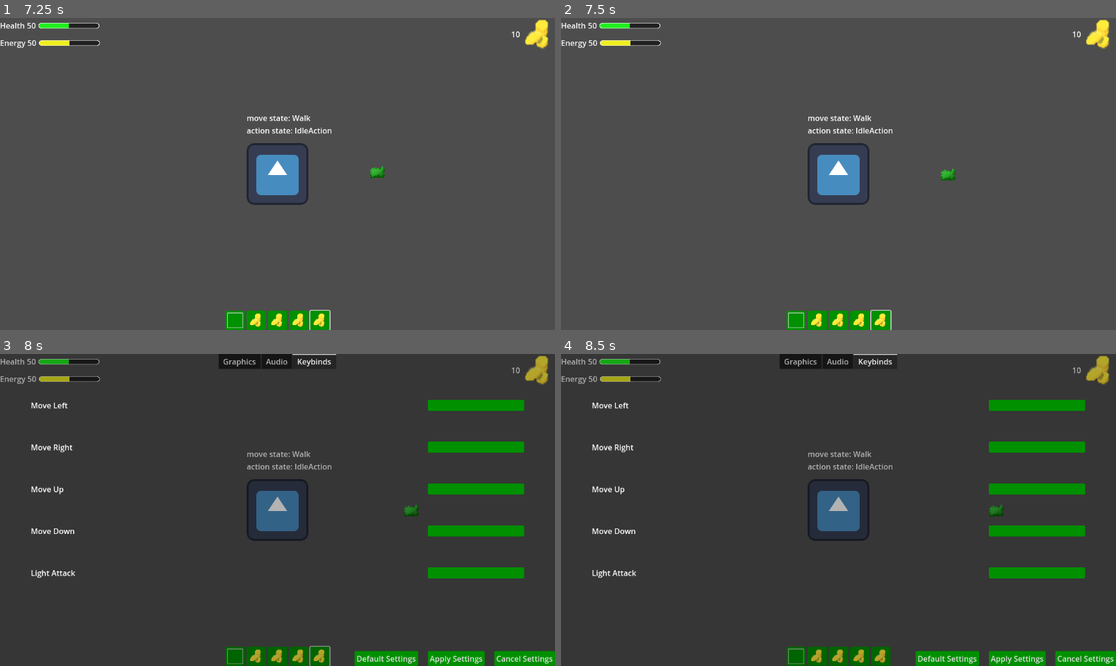
Above: before the commit, frames 1-4 (two rows, left to right).
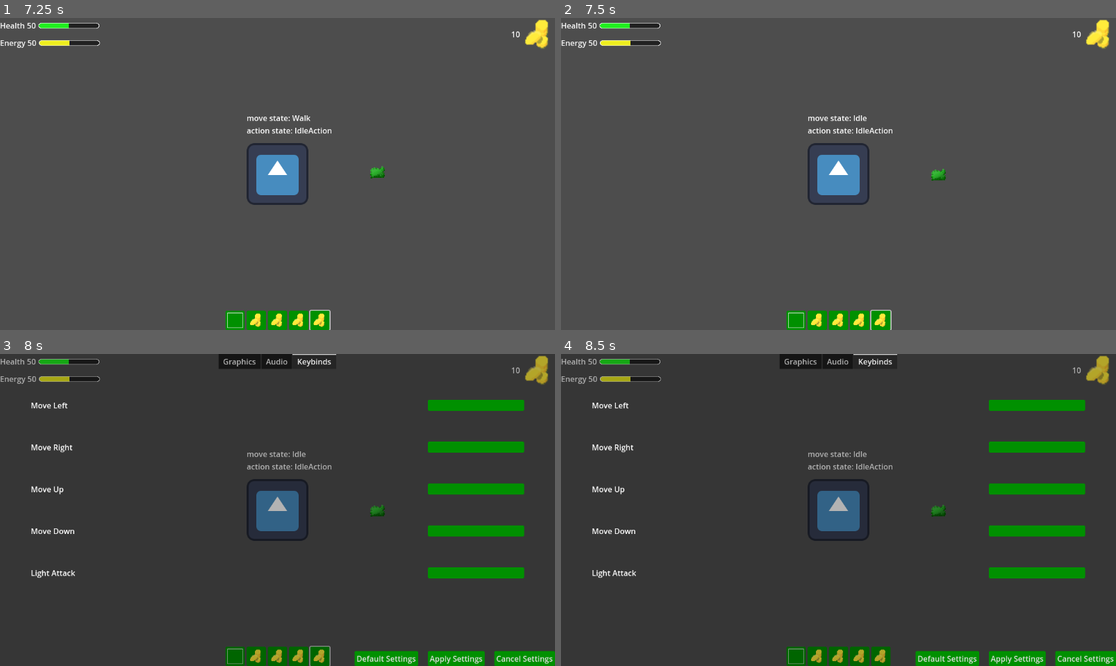
Above: after the commit, the same moments.

Repository: Cole-Miller-IT/template-game-for-future-projects
Game: Godot game, scene res://Scenes/Levels/World/world.tscn
Two runs of this game, one before a commit and one after it. Both use one fixed random seed, a clock stepped at 60 frames per second and the inputs below. This scene is started directly instead of the project's main scene. The engine's default icon, where the game draws it, is replaced by a stand-in: a white triangle on a blue panel in a dark square.
Inputs (mouse positions are in pixels of both pictures, inside the frame that each line leads up to):
- Up to frame 1 (7.25 s): click (233, 320) at 0.5 s; click (255, 320) at 1.25 s; click (277, 320) at 2 s; click (299, 320) at 2.75 s; click (321, 320) at 3.5 s; tap Enter at 4.25 s; move the mouse to (399, 158) at 4.27 s; hold D (right) 4.28-5.03 s; click (399, 158) at 4.35 s; move the mouse to (166, 189) at 5.02 s; hold S (down) 5.03-5.78 s; click (166, 189) at 5.1 s; move the mouse to (333, 105) at 5.77 s; hold D (right) 5.78-6.53 s; click (333, 105) at 5.85 s; move the mouse to (249, 236) at 6.52 s; hold W (up) from 6.53 s (still down); click (249, 236) at 6.6 s
- Up to frame 2 (7.5 s): move the mouse to (1005, 220) at 7.27 s; release W (up) at 7.28 s; hold A (left, bound only before the commit) from 7.28 s (still down); click (1005, 220) at 7.35 s
- Up to frame 3 (8 s): keep holding A (left, bound only before the commit); tap Escape (settingsMenu) at 7.9 s
- Up to frame 4 (8.5 s): keep holding A (left, bound only before the commit); move the mouse to (672, 463) at 8.02 s; click (672, 463) at 8.1 s

Frame 1 is identical in both runs. In frame 2, 0.2% of the frame differs, in the area x 52-72%, y 31-53%; in frame 3, 0.2%; in frame 4, 0.2%, in the area x 52-80%, y 31-53%.
Error before the commit: Parse Error: Identifier "tempEvent" not declared in the current scope. (res://Scenes/Resources/Settings/keybinds.gd:32)
Error after the commit: Invalid assignment of property or key 'keycode' with value of type 'String' on a base object of type 'InputEventKey'. (res://Scenes/Resources/Settings/keybinds…

Commit message:
keycode stuff

Diff:
--- a/Scenes/Levels/Settings/settings_menu.gd
+++ b/Scenes/Levels/Settings/settings_menu.gd
@@ -11,10 +11,17 @@
 	#Read hotkey resource data and assign the buttons the correct keys to display on the rebind button
 	if hotkeys:
 		hotkeys = ResourceLoader.load("res://Scenes/Resources/Settings/keybinds.tres")
-		$MarginContainer/VBoxContainer/TabContainer/Keybinds/MarginContainer/VBoxContainer/MoveLeft/RebindKey.text = hotkeys.defaultMoveLeft
-		$MarginContainer/VBoxContainer/TabContainer/Keybinds/MarginContainer/VBoxContainer/MoveRight/RebindKey1.text = hotkeys.defaultMoveRight
-		$MarginContainer/VBoxContainer/TabContainer/Keybinds/MarginContainer/VBoxContainer/MoveUp/RebindKey1.text = hotkeys.defaultMoveUp
-		$MarginContainer/VBoxContainer/TabContainer/Keybinds/MarginContainer/VBoxContainer/MoveDown/RebindKey1.text = hotkeys.defaultMoveDown
+
+		for action in hotkeys.keybindsDict:
+			#$MarginContainer/VBoxContainer/TabContainer/Keybinds/MarginContainer/VBoxContainer/MoveLeft/RebindKey.text = hotkeys.keybindsDict[action].as_text_key_label().to_lower()
+			#print("action: " + str(action))
+			pass
+
+		#put in the for loop above later
+		#$MarginContainer/VBoxContainer/TabContainer/Keybinds/MarginContainer/VBoxContainer/MoveLeft/RebindKey.text = hotkeys.keybindsDict["left"].as_text_key_label().to_lower()
+		#$MarginContainer/VBoxContainer/TabContainer/Keybinds/MarginContainer/VBoxContainer/MoveRight/RebindKey1.text = hotkeys.defaultMoveRight
+		#$MarginContainer/VBoxContainer/TabContainer/Keybinds/MarginContainer/VBoxContainer/MoveUp/RebindKey1.text = hotkeys.defaultMoveUp
+		#$MarginContainer/VBoxContainer/TabContainer/Keybinds/MarginContainer/VBoxContainer/MoveDown/RebindKey1.text = hotkeys.defaultMoveDown
 		#$MarginContainer/VBoxContainer/TabContainer/Keybinds/MarginContainer/VBoxContainer/LightAttack/RebindKey1.text = hotkeys.defaultLightAttack
 
 		print("loaded hotkeys succesfully")
--- a/Scenes/Resources/Settings/keybinds.gd
+++ b/Scenes/Resources/Settings/keybinds.gd
@@ -2,31 +2,35 @@
 extends Resource
 
 
-@export var defaultMoveLeft: InputEventKey
-var defaultMoveRight = "d"
-var defaultMoveUp = "w"
-var defaultMoveDown = "s"
-var defaultLightAttack = "LMB"
+####### Make sure to set these in the inspector/editor #############
+@export var defaultMoveLeft: String = "KEY_A"
+@export var defaultMoveRight: String = "KEY_D"
+@export var defaultMoveUp: String = "KEY_W"
+@export var defaultMoveDown: String = "KEY_S"
+#@export var defaultLightAttack = "LMB"
 
 var keybindsDict = {"left": defaultMoveLeft,
-					#"right": defaultMoveRight,
-					#"up": defaultMoveUp,
-					#"down": defaultMoveDown,
+					"right": defaultMoveRight,
+					"up": defaultMoveUp,
+					"down": defaultMoveDown,
 					#"lightAttack": defaultLightAttack,
 					}
 
 
+
+
+
 #Apply all the saved keybinds to the InputMap of the game
 func applyStoredKeybinds():
-	#var tempEvent = InputEventKey.new()
-	for action in keybindsDict:
+	print(keybindsDict)
+	var tempEvent = InputEventKey.new()
+	for action in keybindsDict.keys():
 		print("\nxxxxxxxxxxxxxxxxxxxxxxxxxxx")
 		print("action: " + str(action))
 		InputMap.action_erase_events(action)
 
+		#this
+		tempEvent.keycode = OS.get_keycode_string(int(keybindsDict[action]))
 
-		#tempEvent.keycode = keybindsDict[action]
-		#print("tempevent: ")
-		#print(tempEvent)
-
+		print("key to rebind as: " + str(tempEvent))
 		InputMap.action_add_event(action, tempEvent)
--- a/Scenes/Resources/Settings/keybinds.tres
+++ b/Scenes/Resources/Settings/keybinds.tres
@@ -2,11 +2,12 @@
 
 [ext_resource type="Script" path="res://Scenes/Resources/Settings/keybinds.gd" id="1_821vt"]
 
-[sub_resource type="InputEventKey" id="InputEventKey_twu52"]
+[sub_resource type="InputEventKey" id="InputEventKey_ciao5"]
 device = -1
-keycode = 65
-unicode = 97
+keycode = 68
+unicode = 100
 
 [resource]
 script = ExtResource("1_821vt")
-defaultMoveLeft = SubResource("InputEventKey_twu52")
+defaultMoveLeft = "a"
+defaultMoveRight = SubResource("InputEventKey_ciao5")
